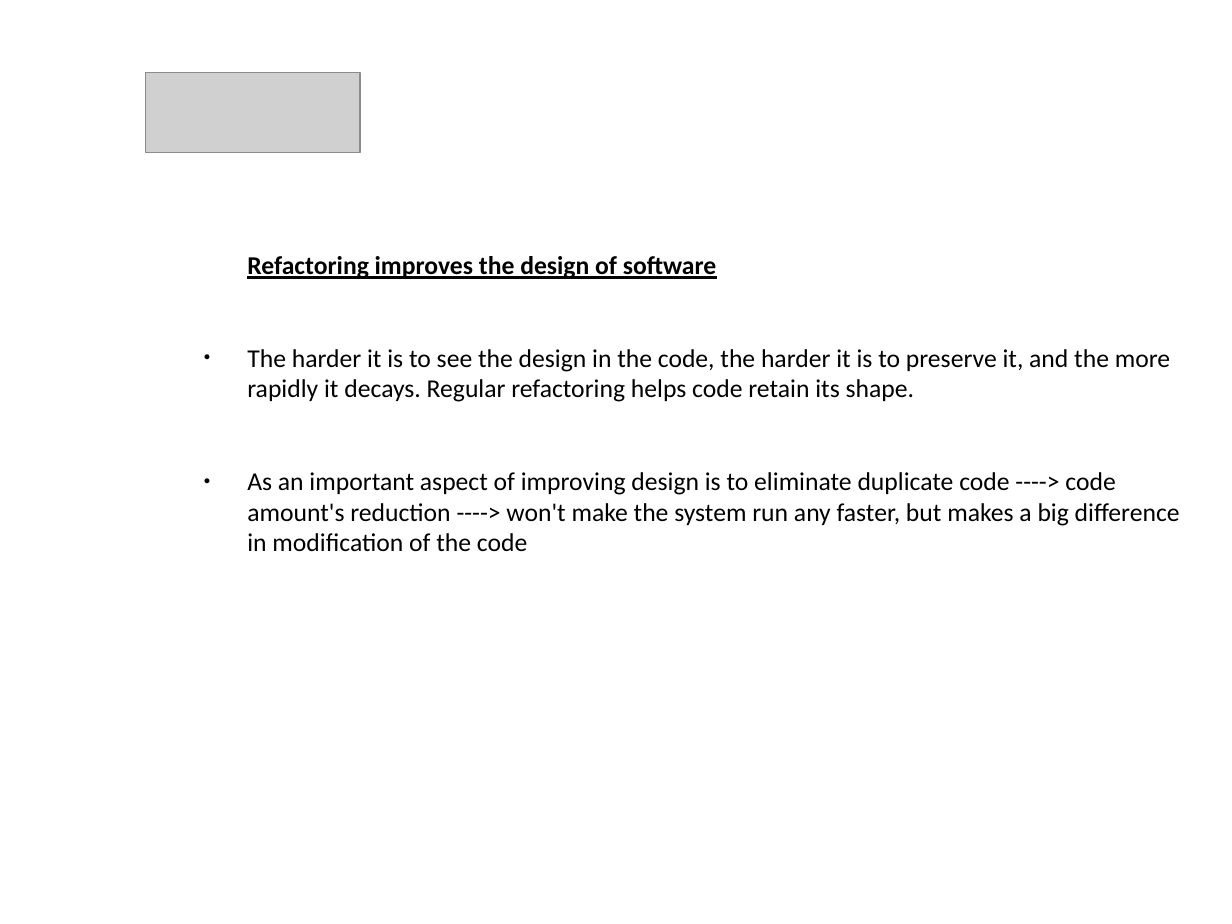
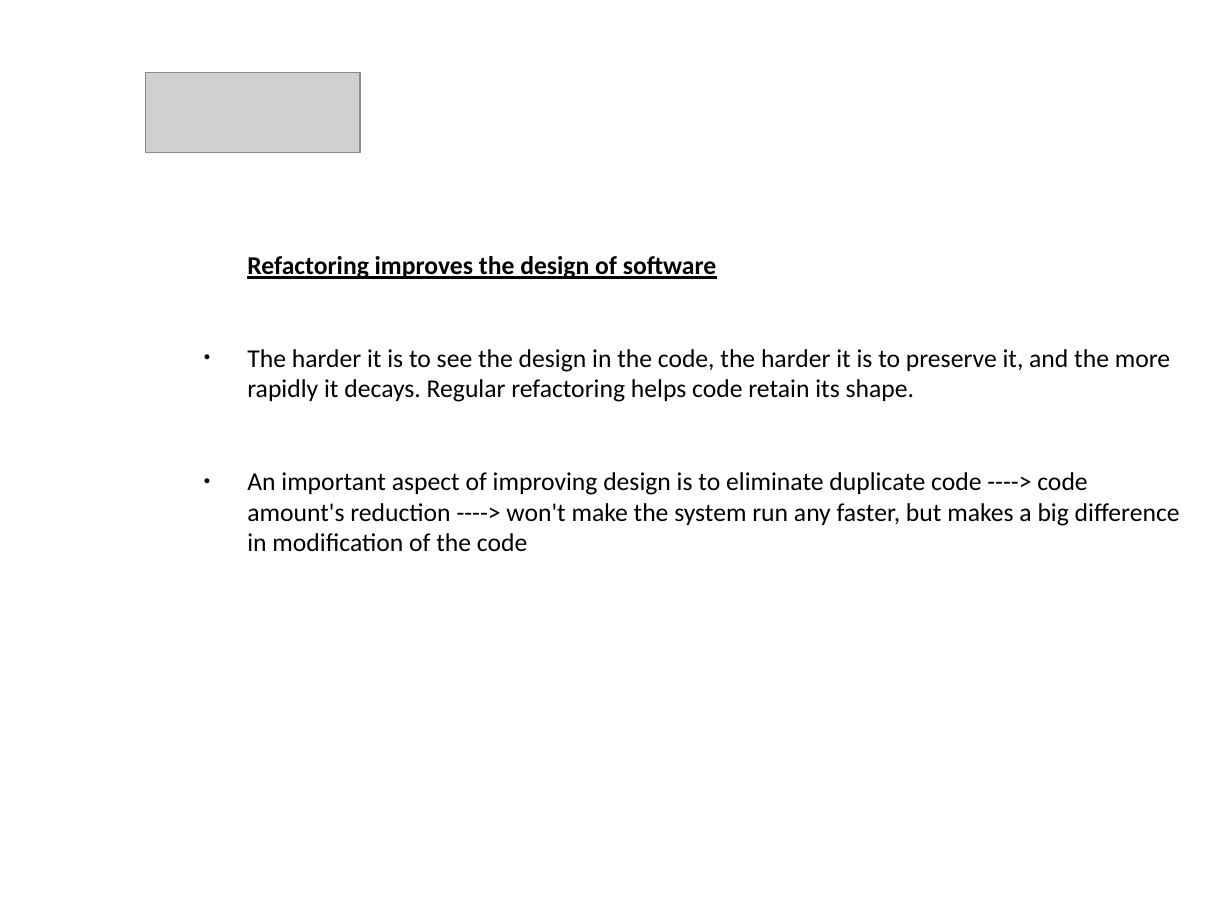
Before and after one commit to mbesutti/Learning-1, a slide deck: slide 5 of Lezione 4/Presentazione_Principles_In_Refactoring.odp. Drawn at 1232x924 pixels with LibreOffice and Linux fonts; fonts in the diff are those of the drawing; grey boxes stand for pictures; background and template pictures are left out. Boxes give left, top, right and bottom in pixels: in the first picture for what was removed or moved away, otherwise in the second. Text is boxed around its words. In the diff, an @@ line names an element or a change of style, - is before the commit and + after.

```diff
--- a/Lezione 4/Presentazione_Principles_In_Refactoring.odp
+++ b/Lezione 4/Presentazione_Principles_In_Refactoring.odp
@@ text at [247,472,1180,552]: text changed @@
-● As an important aspect of improving design is to eliminate duplicate code ----> code amount's reduction ----> won't make the system run any faster, but makes a big difference in modification of the code
+● An important aspect of improving design is to eliminate duplicate code ----> code amount's reduction ----> won't make the system run any faster, but makes a big difference in modification of the code
```
Also in this commit, not shown: 1 other slide changed, 1 other file.
